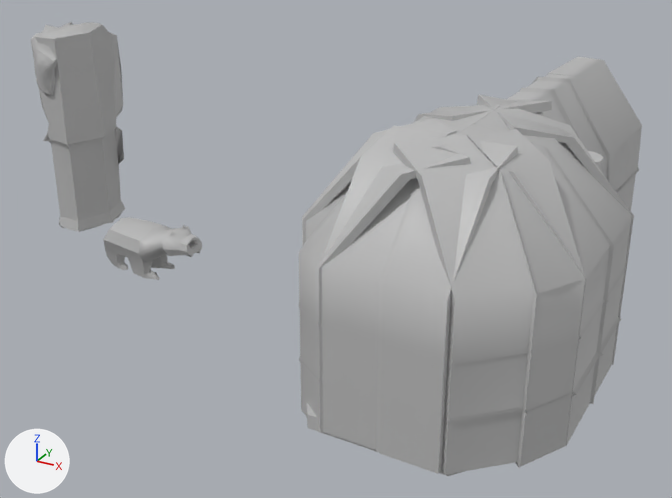
An edit to the FBX model Assets/Models/smallRoom.fbx, drawn before and after from the same camera.
Rendered twice from a 50 mm camera at (1.83, -3.99, 2.71) aimed at (-0.61, 0.46, 0.48). The axes (+X, +Y, +Z) are drawn at lower left. The lights are the same throughout. Where no turn or scale is listed for an object, it has been applied to the vertices.
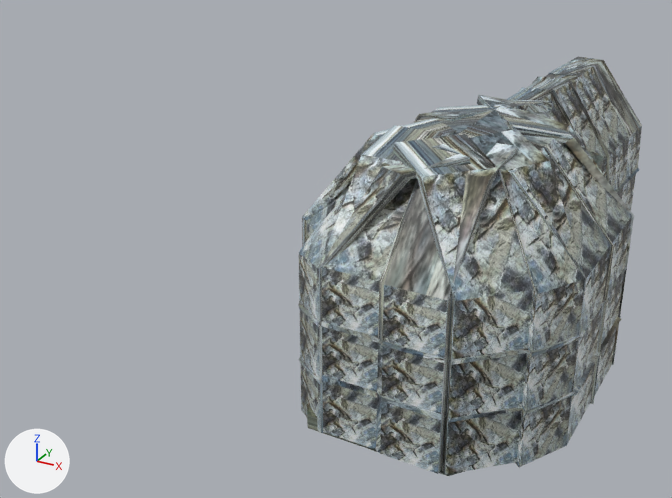
Location of each change, [x1, y1, x2, y2] in pixels of the pictures (672 x 498 px):
'polySurface35', surface changed, recoloured: [298, 57, 642, 475] in both
'pasted__pCylinder1', deleted: before [31, 22, 125, 232]
'pasted__pCylinder2', deleted: before [103, 217, 202, 280]
'pCylinder2', surface changed: [307, 403, 465, 476] in both
'pCylinder5', surface changed: [588, 151, 603, 171] in both
part 1 of me_mesh_001, surface changed: [307, 403, 317, 417] in both

Patch to the scene script:
```diff
--- a/Assets/Models/smallRoom.fbx.py
+++ b/Assets/Models/smallRoom.fbx.py
@@ img_download_jpg @@
+img_download_jpg = load_image('download.jpg', '_unpacked/download.jpg', 260, 174, 'sRGB')
@@ img_images_jpg @@
+img_images_jpg = load_image('images.jpg', '_unpacked/images.jpg', 275, 183, 'sRGB')
@@ mat_lambert1 @@
 mat_lambert1 = principled_material('lambert1')
-mat_lambert1.base_color = (0.5, 0.5, 0.5)  # grey #bcbcbc
+mat_lambert1.texture = img_images_jpg
@@ mat_lambert2 @@
+mat_lambert2 = principled_material('lambert2')
+mat_lambert2.texture = img_download_jpg
@@ me_mesh_001 @@
 me_mesh_001.from_pydata(...)  # 62 vertices, 68 faces; spans x -1.05..1.5, y -1.77..1.0, z -2.67..1.25
 # used by ob_pcylinder2; location = (0.326, 0.022, 0.225); rotation_euler = (1.571, 0.0, -2.77), in degrees (90, 0, -159); scale = (-0.742, -0.0495, -0.752)
+# me_mesh_001 part 1: texture (UV) coordinates of 34 of 68 faces, centred in x -0.67..0.75, y -1.77..-0.36, z -1.77..0.72, changed; they spanned u 0.34..0.66, v 0.0..0.31 and now span u 0.0..0.93, v 0.0..1.0
 me_mesh_001.materials.append(mat_lambert1)
@@ me_mesh_002 @@
 me_mesh_002.from_pydata(...)  # 1416 vertices, 1372 faces; spans x -0.71..0.73, y -1.51..1.45, z -0.68..0.67
 # used by ob_polysurface35; location = (0.369, 0.62, 0.853)
-me_mesh_002.materials.append(mat_lambert1)  # grey #bcbcbc
+# me_mesh_002 part 2: texture (UV) coordinates of 1356 of 1372 faces, centred in x -0.69..0.71, y -1.5..1.44, z -0.67..0.65, changed; they spanned u 0.12..0.88, v 0.0..1.0 and now span u -0.79..1.79, v 0.0..1.44
+me_mesh_002.materials.append(mat_lambert2)  # picture img_download_jpg
@@ ob_pasted__pcylinder1 @@
-ob_pasted__pcylinder1 = bpy.data.objects.new('pasted__pCylinder1', me_mesh_005)
-ob_pasted__pcylinder1.location = (-2.423, 0.354, 0.867)
@@ ob_pasted__pcylinder2 @@
-ob_pasted__pcylinder2 = bpy.data.objects.new('pasted__pCylinder2', me_mesh_006)
-ob_pasted__pcylinder2.location = (-1.61, -0.146, 0.575)
```
